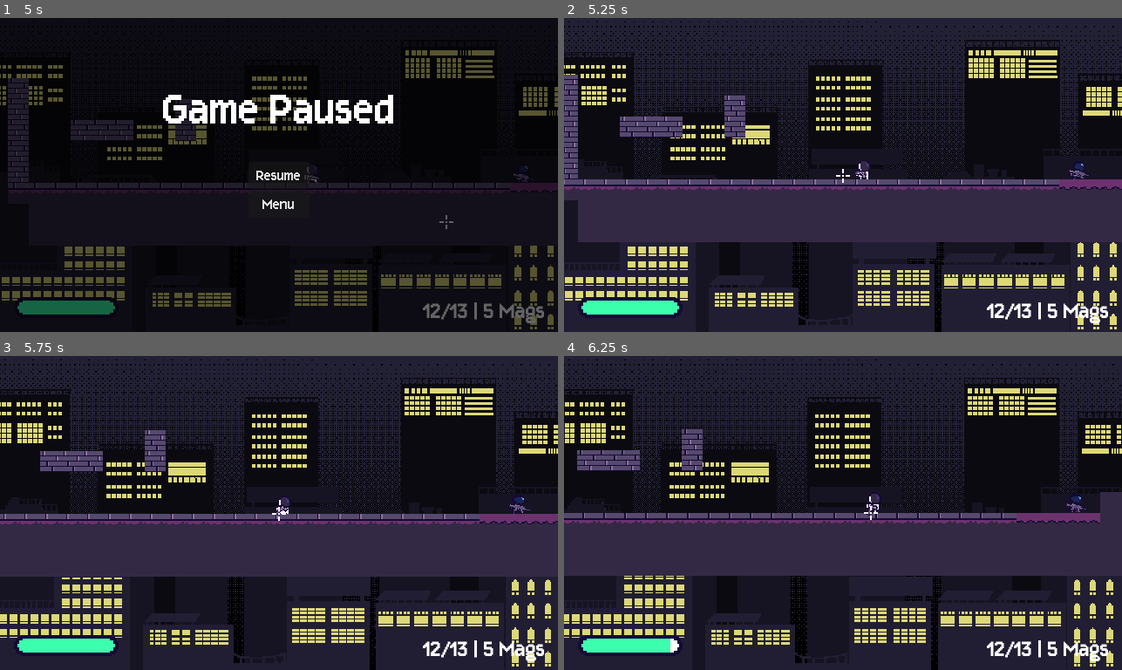
Above: before the commit, frames 1-4 (two rows, left to right).
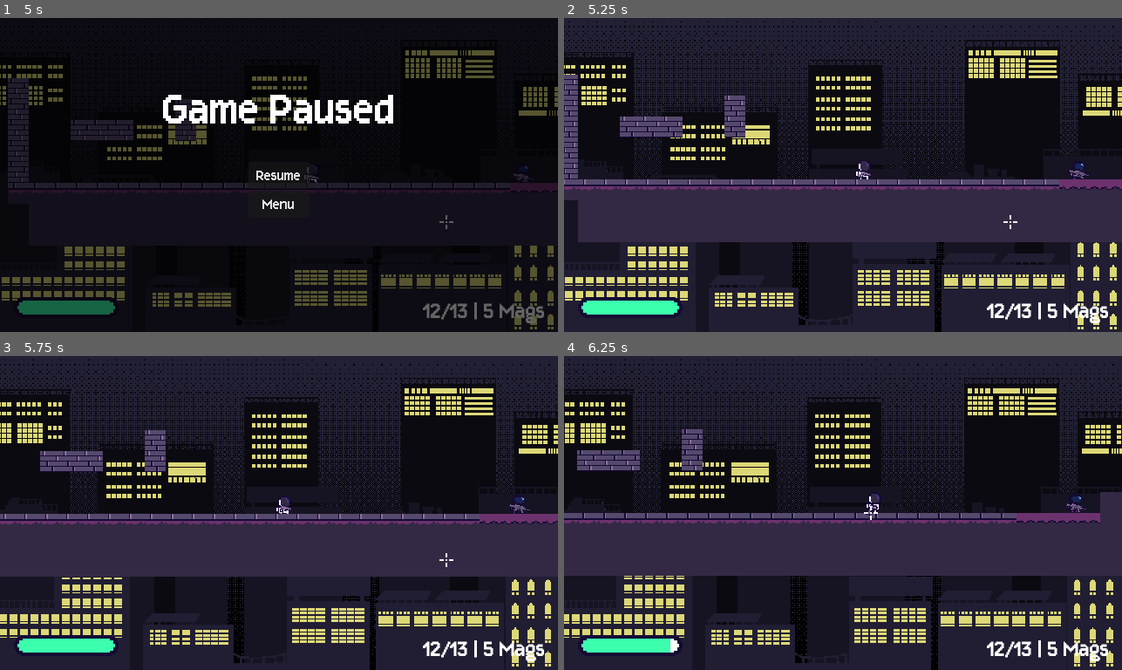
Above: after the commit, the same moments.

Repository: kyteidev/rogueshot
Game: Godot game, scene res://scenes/game_debug.tscn
Same seed, same stepped clock (60 frames per second), same inputs: the game is played once before the commit and once after it.
Inputs (mouse positions are in pixels of both pictures, inside the frame that each line leads up to):
- Up to frame 1 (5 s): move the mouse to (401, 159) at 0.52 s; press the mouse at (401, 159) at 0.53 s; hold D (player_right) 0.53-2.03 s; tap W (player_jump) at 0.77, 1.52, 3.02, 3.77, 4.52 s; move the mouse to (167, 190) at 1.27 s; release the mouse at (167, 190) at 1.28 s; tap Shift (player_sprint) at 1.35 s; move the mouse to (334, 105) at 2.02 s; hold A (player_left) 2.03-2.78 s; tap 1 (weapon_1) at 2.1 s; move the mouse to (251, 237) at 2.77 s; hold D (player_right) 2.78-4.28 s; tap 2 (weapon_2) at 2.85 s; move the mouse to (446, 222) at 3.52 s; tap Q (weapon_cycle) at 3.6 s; tap Escape (ui_cancel) at 4.15 s; move the mouse to (111, 127) at 4.27 s; hold A (player_left) from 4.28 s (still down); click (111, 127) at 4.35 s
- Up to frame 2 (5.25 s): release A (player_left) at 5 s; click "Resume" at 5 s
- Up to frame 3 (5.75 s): no input
- Up to frame 4 (6.25 s): move the mouse to (870, 513) at 5.77 s; hold D (player_right) from 5.78 s (still down); hold Shift (player_sprint) from 5.78 s (still down)

Frame 1 is identical in both runs. In frame 2, less than 0.1% of the frame differs, in the area x 48-82%, y 48-68%; in frame 3, less than 0.1%; in frame 4, nothing differs.

Commit message:
fix crosshair teleporting to cursor on unpause

Diff:
--- a/scenes/game_debug.tscn
+++ b/scenes/game_debug.tscn
@@ -53,5 +53,6 @@
 [node name="HUD" parent="." unique_id=465990537 instance=ExtResource("4_1s6p4")]
 visible = false
 
-[node name="PauseManu" parent="." unique_id=1248834952 instance=ExtResource("5_d1y6d")]
+[node name="PauseManu" parent="." unique_id=1248834952 node_paths=PackedStringArray("crosshair") instance=ExtResource("5_d1y6d")]
 visible = false
+crosshair = NodePath("../CrosshairCanvas")
--- a/scripts/menus/pause_menu.gd
+++ b/scripts/menus/pause_menu.gd
@@ -1,4 +1,9 @@
 extends CanvasLayer
+
+
+@export var crosshair: CanvasLayer
+
+@onready var cursor = crosshair.get_child(0)
 
 
 func _ready() -> void:
@@ -10,6 +15,9 @@
 	visible = not visible
 	get_tree().paused = not get_tree().paused
 	Input.mouse_mode = Input.MOUSE_MODE_VISIBLE if get_tree().paused else Input.MOUSE_MODE_HIDDEN
+
+	if cursor.position != get_viewport().get_mouse_position():
+		get_viewport().warp_mouse(cursor.position)
 
 
 func _input(_event: InputEvent) -> void:
